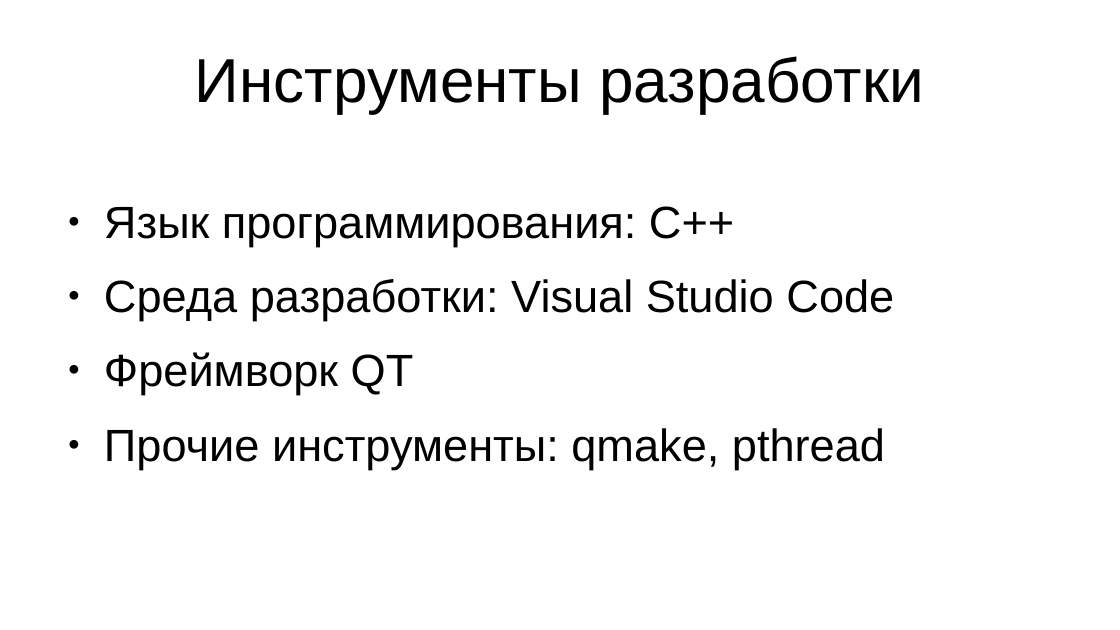
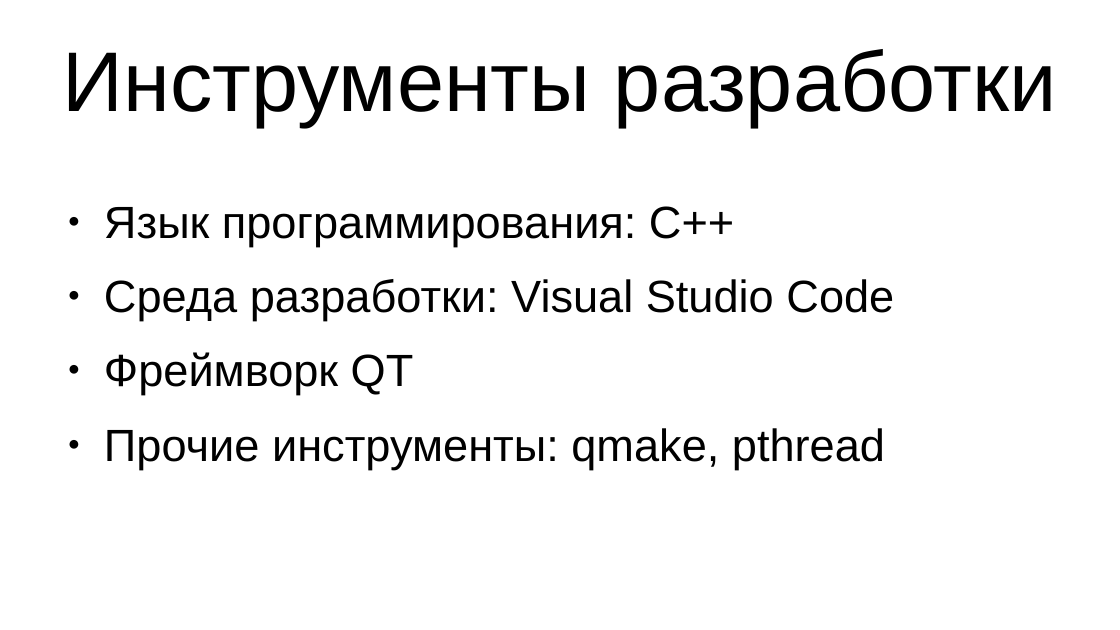
Before and after one commit to agarmirus/slime_toy_course_project, a slide deck: slide 15 of docs/pres/pres.odp. Drawn at 1120x630 pixels with LibreOffice and Linux fonts; fonts in the diff are those of the drawing. Boxes give left, top, right and bottom in pixels: in the first picture for what was removed or moved away, otherwise in the second. Text is boxed around its words. In the diff, an @@ line names an element or a change of style, - is before the commit and + after.

```diff
--- a/docs/pres/pres.odp
+++ b/docs/pres/pres.odp
@@ title "Инструменты разработки" at [63, 49, 1057, 126]: size 44 to 60 pt @@
```
Also in this commit, not shown: 13 other slides changed, 12 other files.
